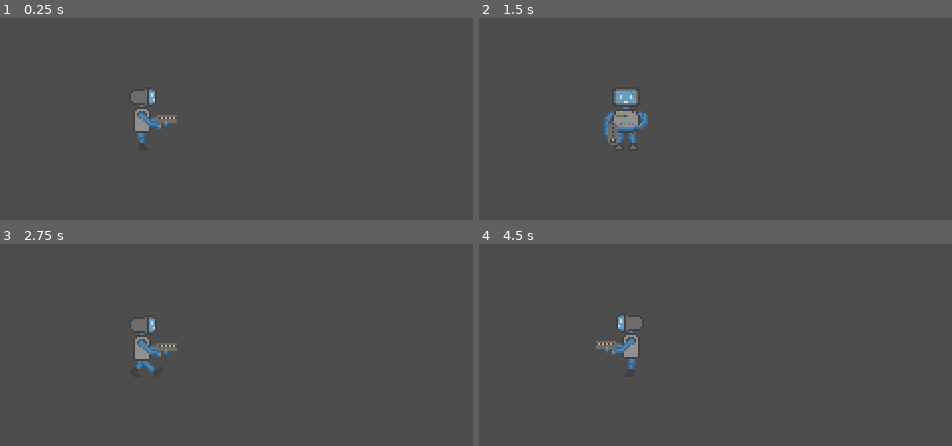
Above: before the commit, frames 1-4 (two rows, left to right).
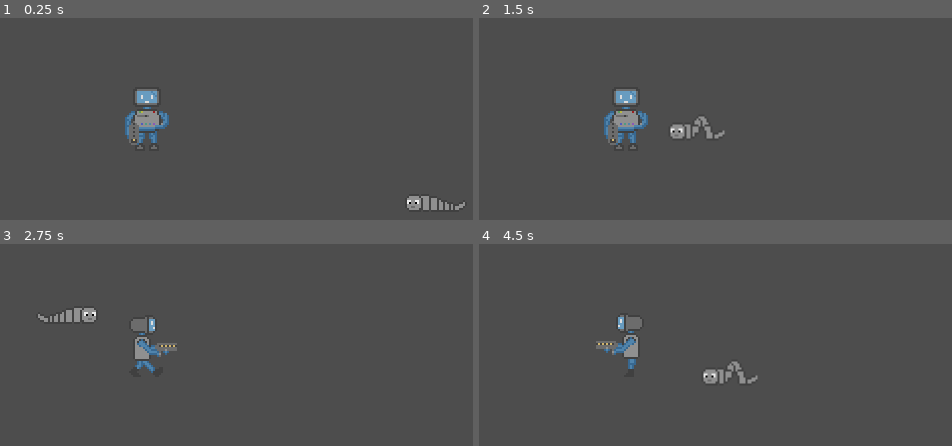
Above: after the commit, the same moments.

Repository: Dragalone/GameJam
Game: Godot game, scene res://main.tscn
Same seed, same stepped clock (60 frames per second), same inputs: the game is played once before the commit and once after it.
Inputs:
- Up to frame 1 (0.25 s): no input
- Up to frame 2 (1.5 s): tap Enter at 0.5 s; hold D (move_right) 0.53-1.28 s; hold S (move_down) from 1.28 s (still down)
- Up to frame 3 (2.75 s): release S (move_down) at 2.03 s; hold D (move_right) from 2.03 s (still down)
- Up to frame 4 (4.5 s): release D (move_right) at 2.78 s; hold W (move_up) 2.78-3.53 s; hold A (move_left) from 3.53 s (still down)

The runs differ from the first frame. In frame 1, 1.9% of the frame differs, in the area x 26-99%, y 35-96%; in frame 2, 0.6%; in frame 3, 0.5%; in frame 4, 0.6%.

Commit message:
Add enemy that follow player

Diff:
--- /dev/null
+++ b/Scenes/enemy.tscn
@@ -0,0 +1,76 @@
+[gd_scene load_steps=10 format=3 uid="uid://b2br7o6drqxo"]
+
+[ext_resource type="Script" path="res://Scripts/enemy.gd" id="1_btvu8"]
+[ext_resource type="Texture2D" uid="uid://erulj8bvsgw3" path="res://Assets/Animations/Enemies/Worm/worm_eat1.png" id="1_pjren"]
+[ext_resource type="Texture2D" uid="uid://26f654kll1nx" path="res://Assets/Animations/Enemies/Worm/worm_eat2.png" id="2_qe0hd"]
+[ext_resource type="Texture2D" uid="uid://iyban5i8prar" path="res://Assets/Animations/Enemies/Worm/worm_move1.png" id="3_knhr0"]
+[ext_resource type="Texture2D" uid="uid://u4ukk8mixu01" path="res://Assets/Animations/Enemies/Worm/worm_move2.png" id="4_rwenr"]
+
+[sub_resource type="RectangleShape2D" id="RectangleShape2D_r3ohp"]
+size = Vector2(31, 11)
+
+[sub_resource type="SpriteFrames" id="SpriteFrames_iswhf"]
+animations = [{
+"frames": [{
+"duration": 1.0,
+"texture": ExtResource("1_pjren")
+}, {
+"duration": 1.0,
+"texture": ExtResource("2_qe0hd")
+}],
+"loop": true,
+"name": &"eat",
+"speed": 3.0
+}, {
+"frames": [{
+"duration": 1.0,
+"texture": ExtResource("3_knhr0")
+}, {
+"duration": 1.0,
+"texture": ExtResource("4_rwenr")
+}],
+"loop": true,
+"name": &"move",
+"speed": 3.0
+}]
+
+[sub_resource type="CircleShape2D" id="CircleShape2D_elye3"]
+radius = 92.0054
+
+[sub_resource type="RectangleShape2D" id="RectangleShape2D_1sjgy"]
+size = Vector2(40, 24)
+
+[node name="Enemy" type="CharacterBody2D"]
+collision_layer = 2
+collision_mask = 3
+script = ExtResource("1_btvu8")
+
+[node name="Collider" type="CollisionShape2D" parent="."]
+position = Vector2(0.5, 1.5)
+shape = SubResource("RectangleShape2D_r3ohp")
+
+[node name="Sprite" type="AnimatedSprite2D" parent="."]
+texture_filter = 1
+sprite_frames = SubResource("SpriteFrames_iswhf")
+animation = &"move"
+frame_progress = 0.519717
+
+[node name="DetectionArea" type="Area2D" parent="."]
+collision_layer = 2
+collision_mask = 4
+
+[node name="DetectionShape" type="CollisionShape2D" parent="DetectionArea"]
+shape = SubResource("CircleShape2D_elye3")
+
+[node name="AttackArea" type="Area2D" parent="."]
+collision_layer = 2
+collision_mask = 4
+
+[node name="AttackAreaShape" type="CollisionShape2D" parent="AttackArea"]
+position = Vector2(0, 1)
+shape = SubResource("RectangleShape2D_1sjgy")
+
+[connection signal="body_entered" from="DetectionArea" to="." method="_on_detection_area_body_entered"]
+[connection signal="body_exited" from="DetectionArea" to="." method="_on_detection_area_body_exited"]
+[connection signal="body_entered" from="AttackArea" to="." method="_on_attack_area_body_entered"]
+[connection signal="body_exited" from="AttackArea" to="." method="_on_attack_area_body_exited"]
--- a/Scenes/player.tscn
+++ b/Scenes/player.tscn
@@ -7,7 +7,10 @@
 [ext_resource type="Texture2D" uid="uid://b23ahchcluarx" path="res://Assets/Animations/Player/player_back4.png" id="4_sgs44"]
 [ext_resource type="Texture2D" uid="uid://ba0yrjv31qqbn" path="res://Assets/Animations/Player/player_front1.png" id="5_eesyk"]
 [ext_resource type="Texture2D" uid="uid://b8uhy5ybdexll" path="res://Assets/Animations/Player/player_front2.png" id="6_gtfus"]
+[ext_resource type="Texture2D" uid="uid://b0whh7o1oon00" path="res://Assets/Animations/Player/player_dead1.png" id="6_sll85"]
+[ext_resource type="Texture2D" uid="uid://beb525dd17yns" path="res://Assets/Animations/Player/player_dead2.png" id="7_fs50g"]
 [ext_resource type="Texture2D" uid="uid://bodpffbe8nl8c" path="res://Assets/Animations/Player/player_front3.png" id="7_p827j"]
+[ext_resource type="Texture2D" uid="uid://dcys3f1rubl06" path="res://Assets/Animations/Player/player_dead3.png" id="8_gxlvo"]
 [ext_resource type="Texture2D" uid="uid://c1wq65n2mnn0e" path="res://Assets/Animations/Player/player_front4.png" id="8_jkiss"]
 [ext_resource type="Texture2D" uid="uid://wsfhky8msewh" path="res://Assets/Animations/Player/player_side1.png" id="9_1ls0o"]
 [ext_resource type="Texture2D" uid="uid://dkvu671t2241n" path="res://Assets/Animations/Player/player_side2.png" id="10_sbjmo"]
@@ -35,6 +38,20 @@
 "loop": true,
 "name": &"back",
 "speed": 5.0
+}, {
+"frames": [{
+"duration": 1.0,
+"texture": ExtResource("6_sll85")
+}, {
+"duration": 1.0,
+"texture": ExtResource("7_fs50g")
+}, {
+"duration": 1.0,
+"texture": ExtResource("8_gxlvo")
+}],
+"loop": true,
+"name": &"dead",
+"speed": 2.0
 }, {
 "frames": [{
 "duration": 1.0,
@@ -72,6 +89,8 @@
 }]
 
 [node name="Player" type="CharacterBody2D"]
+collision_layer = 4
+collision_mask = 11
 script = ExtResource("1_7i56h")
 
 [node name="Collider" type="CollisionShape2D" parent="."]
@@ -81,9 +100,8 @@
 [node name="Sprite" type="AnimatedSprite2D" parent="."]
 texture_filter = 1
 sprite_frames = SubResource("SpriteFrames_j4xth")
-animation = &"side"
-frame = 2
-frame_progress = 0.265691
+animation = &"dead"
+frame_progress = 0.0828461
 
 [node name="Camera2D" type="Camera2D" parent="."]
 zoom = Vector2(4, 4)
--- /dev/null
+++ b/Scripts/enemy.gd
@@ -0,0 +1,37 @@
+extends CharacterBody2D
+
+var speed: float = 50
+var player: Player = null
+var chase = false
+@onready var sprite: AnimatedSprite2D = $Sprite
+
+func _physics_process(delta):
+	if chase:
+		position += (player.position - position) / speed
+		move_and_slide()
+
+		sprite.flip_h = player.position.x - position.x > 0
+
+func _on_detection_area_body_entered(body):
+	if body is Player:
+		player = body
+		chase = true
+		sprite.animation = "move"
+		sprite.play()
+
+
+func _on_detection_area_body_exited(body):
+	if body is Player:
+		chase = false
+		player = null
+		sprite.stop()
+
+
+func _on_attack_area_body_entered(body):
+	if body is Player:
+		sprite.animation = "eat"
+
+
+func _on_attack_area_body_exited(body):
+	if body is Player:
+		sprite.animation = "move"
--- a/main.tscn
+++ b/main.tscn
@@ -1,7 +1,11 @@
-[gd_scene load_steps=2 format=3 uid="uid://dqdubj100ucy"]
+[gd_scene load_steps=3 format=3 uid="uid://dqdubj100ucy"]
 
 [ext_resource type="PackedScene" uid="uid://bfh7echkt62a6" path="res://Scenes/player.tscn" id="1_7sms1"]
+[ext_resource type="PackedScene" uid="uid://b2br7o6drqxo" path="res://Scenes/enemy.tscn" id="2_7ov0x"]
 
 [node name="Main" type="Node2D"]
 
+[node name="Enemy" parent="." instance=ExtResource("2_7ov0x")]
+position = Vector2(144, 40)
+
 [node name="Player" parent="." instance=ExtResource("1_7sms1")]
--- a/project.godot
+++ b/project.godot
@@ -46,3 +46,10 @@
 , Object(InputEventKey,"resource_local_to_scene":false,"resource_name":"","device":-1,"window_id":0,"alt_pressed":false,"shift_pressed":false,"ctrl_pressed":false,"meta_pressed":false,"pressed":false,"keycode":0,"physical_keycode":4194321,"key_label":0,"unicode":0,"echo":false,"script":null)
 ]
 }
+
+[layer_names]
+
+2d_physics/layer_1="Terrain"
+2d_physics/layer_2="Enemy"
+2d_physics/layer_3="Player"
+2d_physics/layer_4="Collectables"
Binary file added: Assets/Animations/Enemies/Worm/worm_eat1.png
Not shown, added: Assets/Animations/Enemies/Worm/worm_eat1.png.import
Binary file added: Assets/Animations/Enemies/Worm/worm_eat2.png
Not shown, added: Assets/Animations/Enemies/Worm/worm_eat2.png.import
Binary file added: Assets/Animations/Enemies/Worm/worm_move1.png
Not shown, added: Assets/Animations/Enemies/Worm/worm_move1.png.import
Binary file added: Assets/Animations/Enemies/Worm/worm_move2.png
Not shown, added: Assets/Animations/Enemies/Worm/worm_move2.png.import
Binary file added: Assets/Animations/Player/player_dead1.png
Not shown, added: Assets/Animations/Player/player_dead1.png.import
Binary file added: Assets/Animations/Player/player_dead2.png
Not shown, added: Assets/Animations/Player/player_dead2.png.import
(and 3 more such lines)
